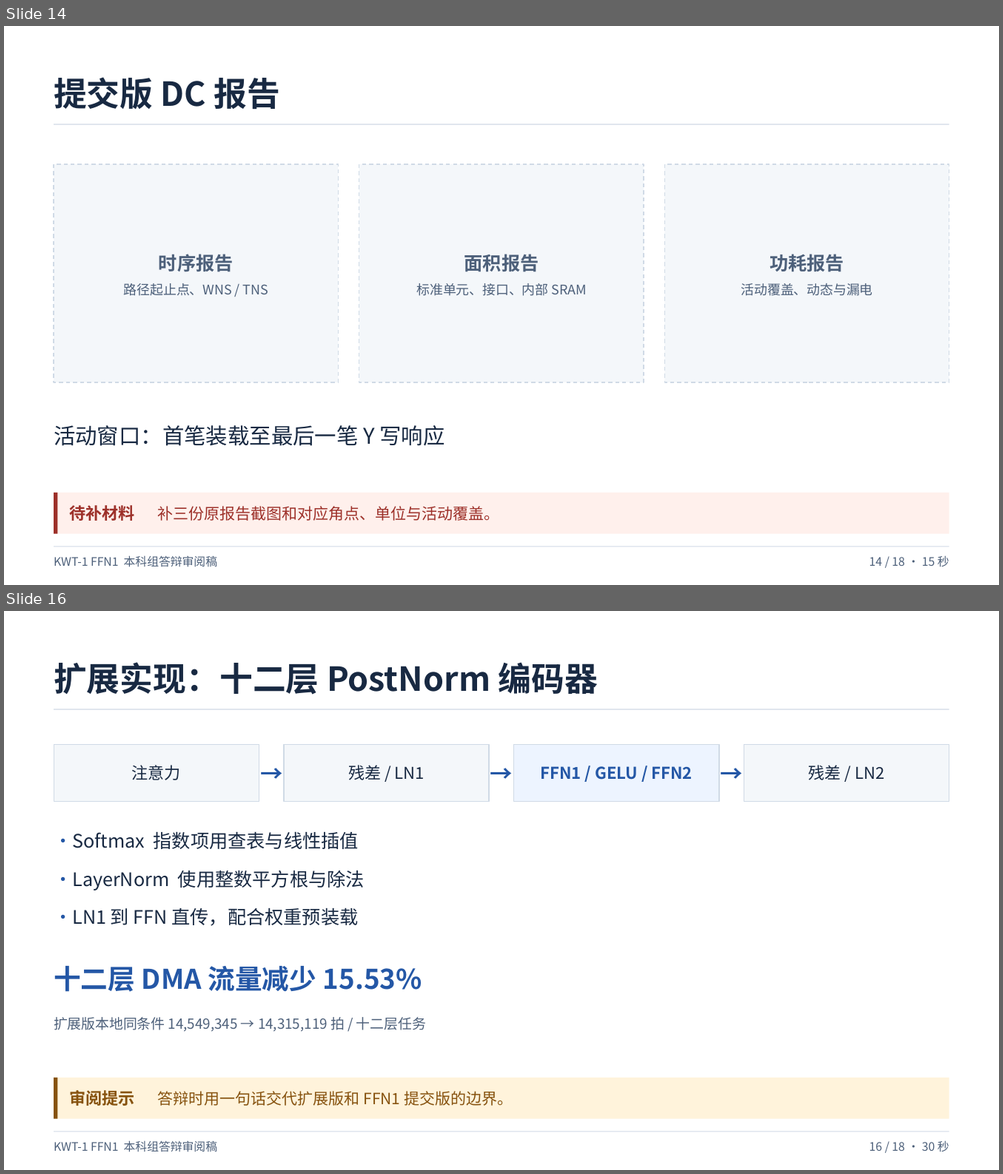
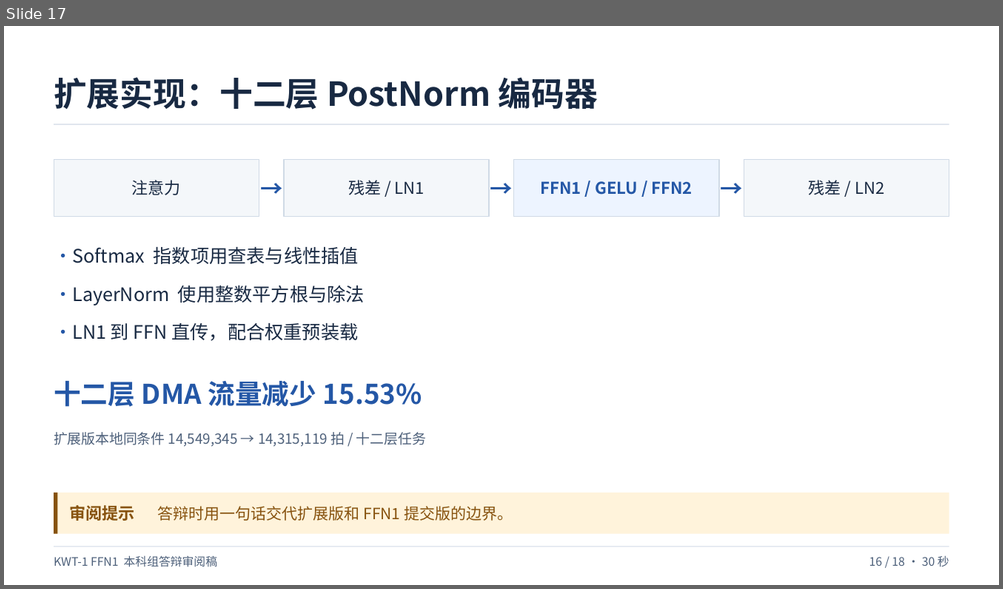
Before and after one commit to hhaxi/keyword_transfomer_accelerator, a slide deck: defense/本科组答辩审阅稿-第5页数据流_zxy.pptx. Shown one above the other, each under a label of ours: slides 14 and 16 before the commit, slide 17 after it; the slides between them are not shown. The pictures are 1003x1174 and 1003x589 pixels, drawn with LibreOffice and Linux fonts; fonts in the diff are those of the drawing. Boxes give left, top, right and bottom in pixels: in the first picture for what was removed or moved away, otherwise in the second. Text is boxed around its words. In the diff, an @@ line names an element or a change of style, - is before the commit and + after.

```diff
--- a/defense/本科组答辩审阅稿-第5页数据流_zxy.pptx
+++ b/defense/本科组答辩审阅稿-第5页数据流_zxy.pptx
@@ slide 14 removed at bbox=[4, 26, 999, 585], background #FFFFFF @@
@@ text removed at bbox=[54, 77, 281, 109] @@
-提交版 DC 报告
@@ rectangle removed at bbox=[54, 124, 949, 124] @@
@@ rectangle removed at bbox=[54, 164, 338, 383] @@
@@ rectangle removed at bbox=[359, 164, 643, 383] @@
@@ rectangle removed at bbox=[664, 164, 948, 383] @@
@@ text removed at bbox=[159, 254, 233, 272] @@
-时序报告
@@ text removed at bbox=[464, 254, 539, 272] @@
-面积报告
@@ text removed at bbox=[769, 254, 844, 272] @@
-功耗报告
@@ text removed at bbox=[124, 284, 268, 296] @@
-路径起止点、WNS / TNS
@@ text removed at bbox=[416, 284, 586, 296] @@
-标准单元、接口、内部 SRAM
@@ text removed at bbox=[741, 284, 873, 296] @@
-活动覆盖、动态与漏电
@@ text removed at bbox=[54, 426, 445, 446] @@
-活动窗口：首笔装载至最后一笔 Y 写响应
@@ rectangle removed at bbox=[54, 493, 949, 534] @@
@@ rectangle removed at bbox=[54, 493, 58, 534] @@
@@ text removed at bbox=[69, 506, 134, 521] @@
-待补材料
@@ text removed at bbox=[158, 506, 500, 521] @@
-补三份原报告截图和对应角点、单位与活动覆盖。
@@ text removed at bbox=[54, 556, 217, 568] @@
-KWT-1 FFN1 本科组答辩审阅稿
@@ rectangle removed at bbox=[54, 547, 949, 548] @@
@@ text removed at bbox=[869, 556, 949, 567] @@
-14 / 18 · 15 秒
@@ what was slide 16 is now slide 17 @@
```
Also in this commit, not shown: 1 slide changed, 4 slides added, 2 other slides removed.
